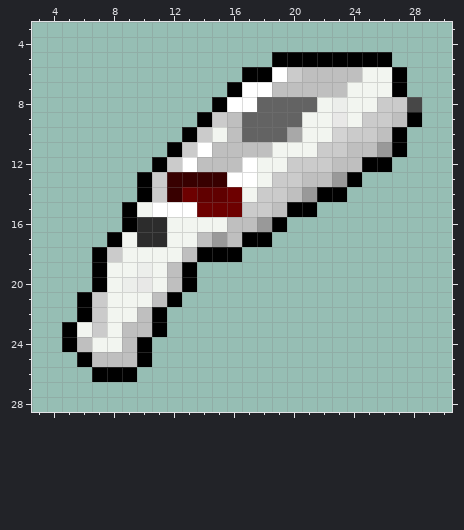
Two states of a pixel-art sprite, RP/textures/items/portal_gun_base.png. Above, as it was before the edit.
The file is 32x32 pixels. Colours within 5 levels of each other are drawn and written as one. Shown: x 3..30, y 3..28.
And afterwards:
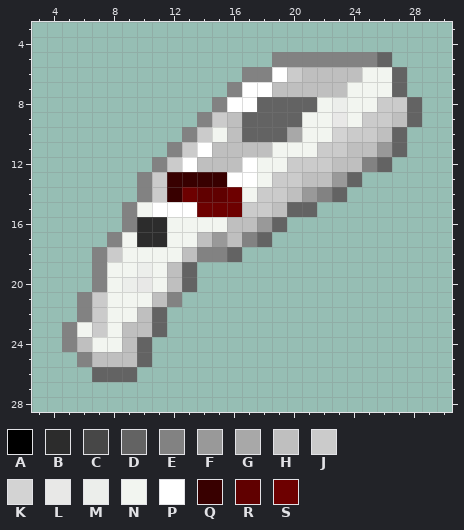
Palette (. is transparent): A #000000  B #2c2c2c  C #474747  D #636363  E #828282  F #999999  G #a8a8a8  H #bfbfbf  J #cbcbcb  K #d3d3d3  L #e8e8e7  M #eceeeb  N #f2f5f0  P #ffffff  Q #380000  R #600000  S #6d0000
The author wrote: feat: add prototype portal gun item
Changes in this commit:
y 5: x 19..26 AAAAAAAA -> EEEEEEED
y 6: x 17..18 AA -> EE; x 27 A -> D
y 7: x 16 A -> E; x 27 A -> D
y 8: x 15 A -> E; x 28 C -> D
y 9: x 14 A -> E; x 28 A -> D
y 10: x 13 A -> E; x 27 A -> D
y 11: x 12 A -> E; x 27 A -> D
y 12: x 11 A -> E; x 25..26 AA -> ED
y 13: x 10 A -> E; x 24 A -> D
y 14: x 10 A -> E; x 22..23 AA -> ED
y 15: x 9 A -> E; x 20..21 AA -> DD
y 16: x 9 A -> E; x 19 A -> D
y 17: x 8 A -> E; x 17..18 AA -> ED
y 18: x 7 A -> E; x 14..16 AAA -> EED
y 19..20: x 7 A -> E; x 13 A -> D
y 21: x 6 A -> E; x 12 A -> E
y 22: x 6 A -> E; x 11 A -> D
y 23: x 5 A -> E; x 11 A -> D
y 24: x 5 A -> E; x 10 A -> D
y 25: x 6 A -> E; x 10 A -> D
y 26: x 7..9 AAA -> DDD
Where, in picture pixels (left, top, right, bottom), the same in both pictures:
changed: (62, 52, 422, 382)
